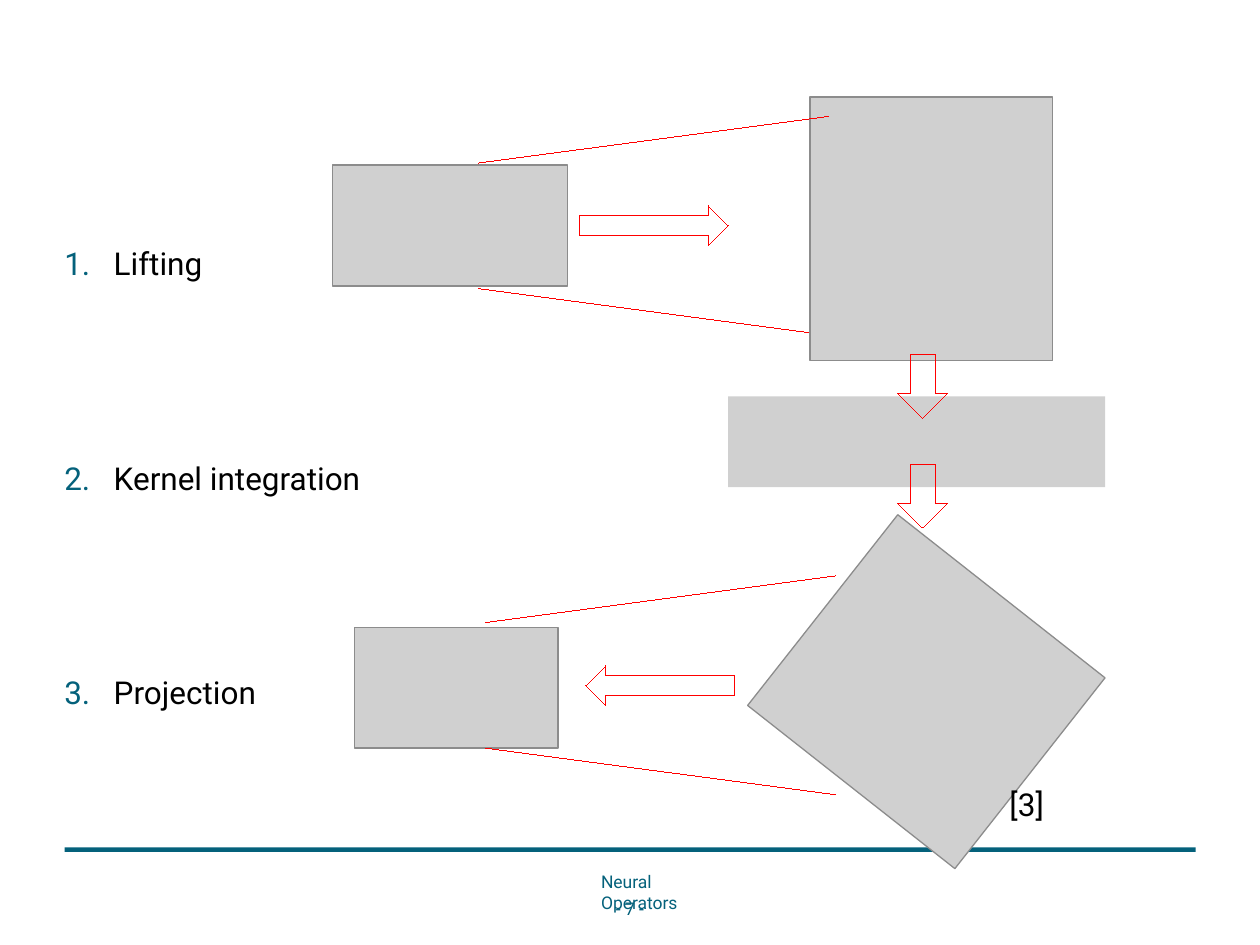
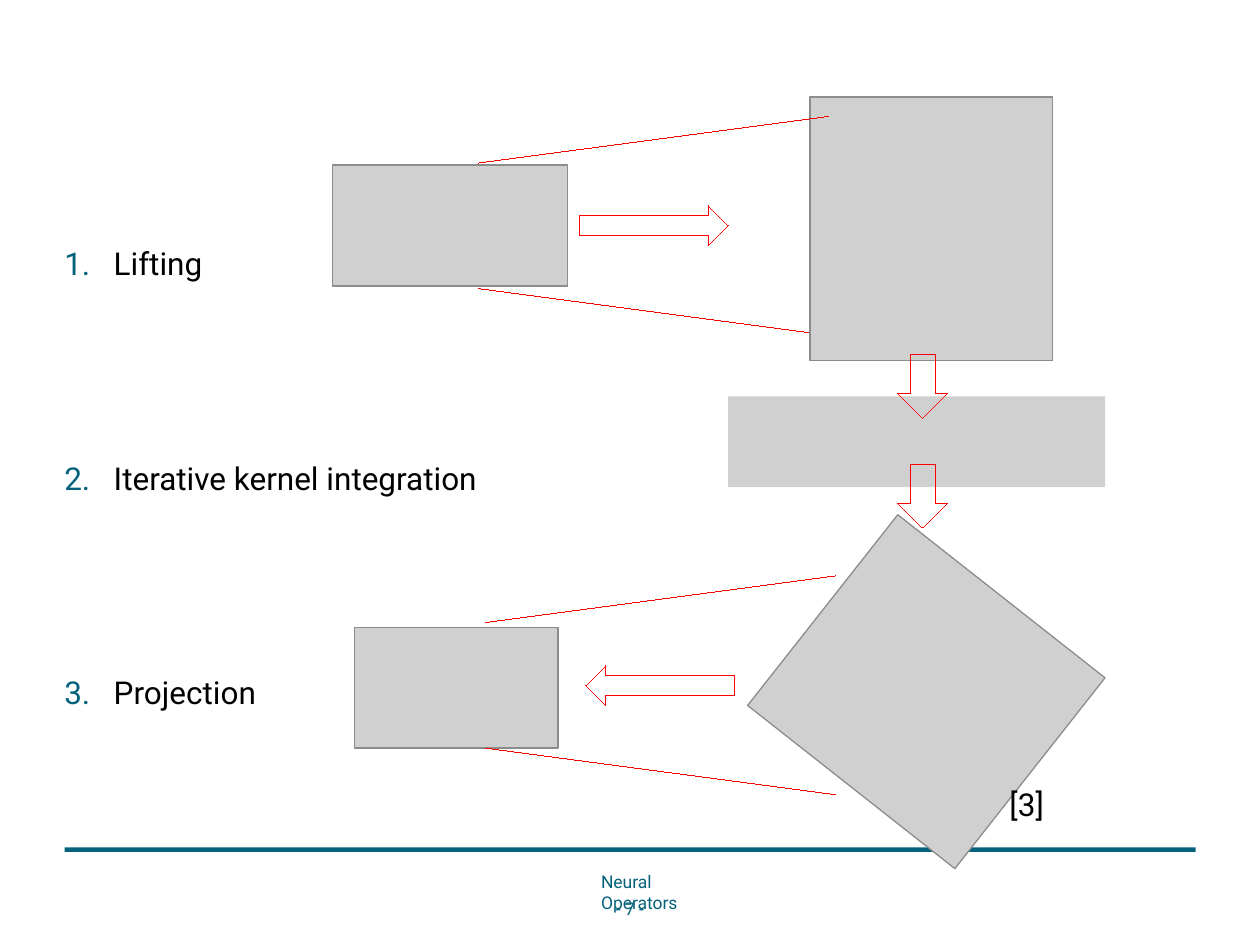
Before and after one commit to Nerrror/NeuralOperator, a slide deck: slide 7 of NeuralOperator.pptx. Drawn at 1260x945 pixels with LibreOffice and Linux fonts; fonts in the diff are those of the drawing; grey boxes stand for pictures; background and template pictures are left out. Boxes give left, top, right and bottom in pixels: in the first picture for what was removed or moved away, otherwise in the second. Text is boxed around its words. In the diff, an @@ line names an element or a change of style, - is before the commit and + after.

```diff
--- a/NeuralOperator.pptx
+++ b/NeuralOperator.pptx
@@ text at bbox=[114, 466, 476, 497]: text changed @@
-2. Kernel integration
+2. Iterative kernel integration
```
Also in this commit, not shown: 2 other slides changed, 4 slides added, 1 other file.
